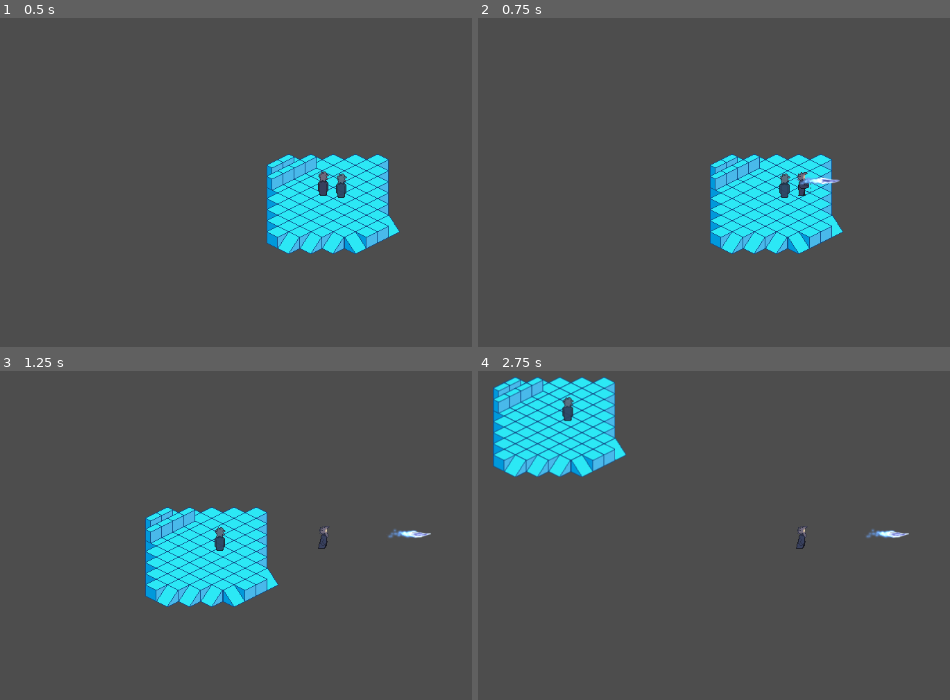
Above: before the commit, frames 1-4 (two rows, left to right).
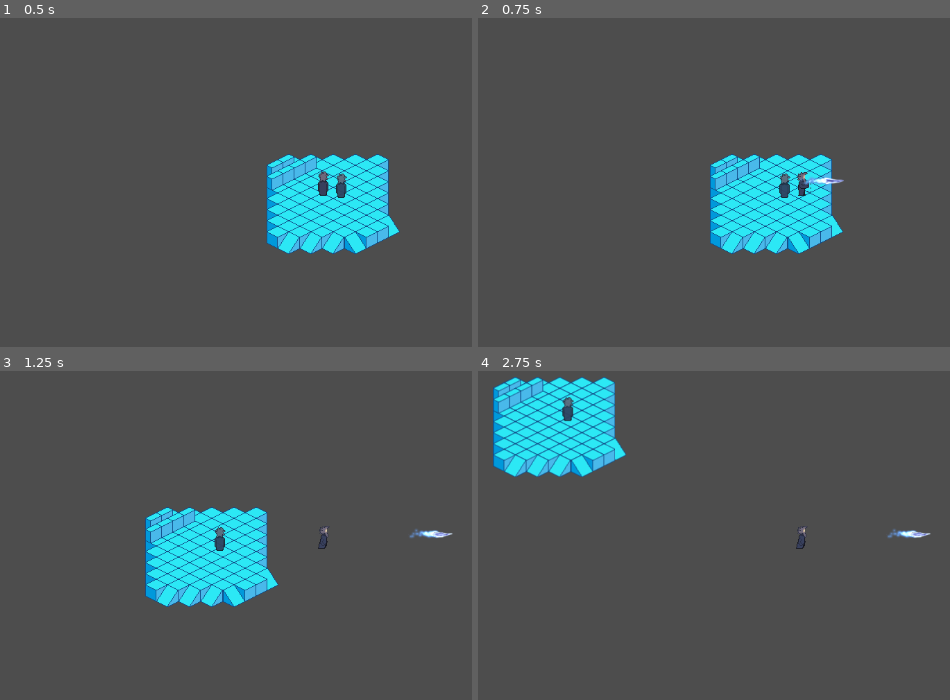
Above: after the commit, the same moments.

Repository: seanj29/LostEchoes
Game: Godot game, scene res://Scenes/Main.tscn
The game is run twice, just before and just after one commit, with the same random seed, the same clock (stepped at 60 frames per second) and the same inputs.
Inputs:
- Up to frame 1 (0.5 s): no input
- Up to frame 2 (0.75 s): tap Enter at 0.5 s; hold Right (Right) from 0.53 s (still down); tap Space (Attack) at 0.6 s
- Up to frame 3 (1.25 s): keep holding Right (Right)
- Up to frame 4 (2.75 s): release Right (Right) at 1.28 s; hold Down (Down) 1.28-2.03 s; tap Space (Attack) at 1.35, 2.1 s; hold Right (Right) from 2.03 s (still down)

Frame 1 is identical in both runs. In frame 2, 0.1% of the frame differs, in the area x 67-78%, y 48-51%; in frame 3, 0.3%, in the area x 82-96%, y 48-51%; in frame 4, 0.3%.

Commit message:
fuck it added to the ghost now lfg

Diff:
--- a/Scenes/Main.tscn
+++ b/Scenes/Main.tscn
@@ -21,7 +21,9 @@
 
 [node name="Ghost_1" parent="." instance=ExtResource("3_a4wib")]
 position = Vector2(422, 249)
+ice_shot_scene = ExtResource("6_0f2t0")
 
 [node name="Ghost_2" parent="." instance=ExtResource("3_a4wib")]
 position = Vector2(422, 249)
 GhostID = 2
+ice_shot_scene = ExtResource("6_0f2t0")
--- a/Scripts/GhostScripts/ghost_movement.gd
+++ b/Scripts/GhostScripts/ghost_movement.gd
@@ -95,6 +95,8 @@
 	var attack_state_var = calc_attack_state(ActionsState)
 	if attack_state_var:
 		attack_pressed.emit()
+		var ice_shot := ice_shot_scene.instantiate()
+		add_child(ice_shot)
 		return true
 	else:
 		return false
--- a/Scripts/MagicScripts/ice_shot.gd
+++ b/Scripts/MagicScripts/ice_shot.gd
@@ -2,7 +2,7 @@
 extends Area2D
 
 @export var max_range := 200
-@export var BulletSpeed := 200
+@export var BulletSpeed := 250
 
 @onready var Owner: PawnMovement = get_parent()
 @onready var current_direction := Owner.current_direction
--- a/Scripts/PlayerScripts/player_movement.gd
+++ b/Scripts/PlayerScripts/player_movement.gd
@@ -4,7 +4,6 @@
 
 
 @export var CurrentReplayResource: ReplayGhost
-@export var ice_shot_scene: PackedScene
 
 
 var ActionArray: Array[String] = ["Up", "Down", "Left", "Right", "Attack"]
--- a/Scripts/Utils/FSM/States/pawn_anim_state.gd
+++ b/Scripts/Utils/FSM/States/pawn_anim_state.gd
@@ -1,6 +1,5 @@
 class_name PawnAnimState
 extends AnimState
-
 
 
 var is_attacking: bool
--- a/Scripts/Utils/pawn_movement.gd
+++ b/Scripts/Utils/pawn_movement.gd
@@ -5,6 +5,7 @@
 
 @onready var Level := get_node("/root/Level")
 
+@export var ice_shot_scene: PackedScene
 @export var SPEED = 250.0
 
 ## Emitted when the direction changes
